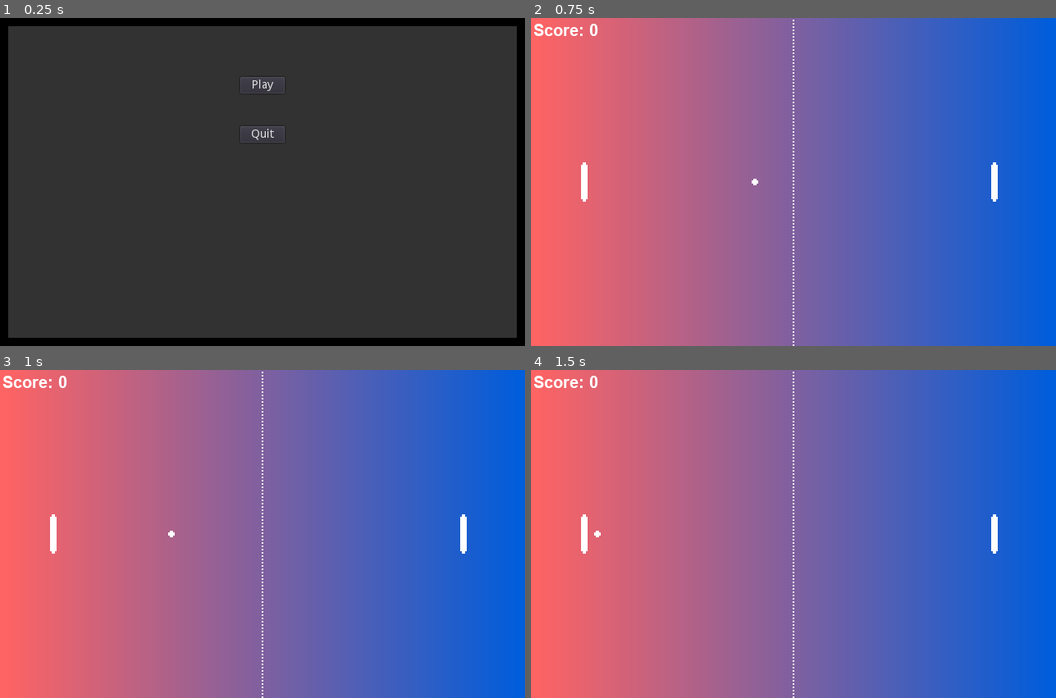
Above: before the commit, frames 1-4 (two rows, left to right).
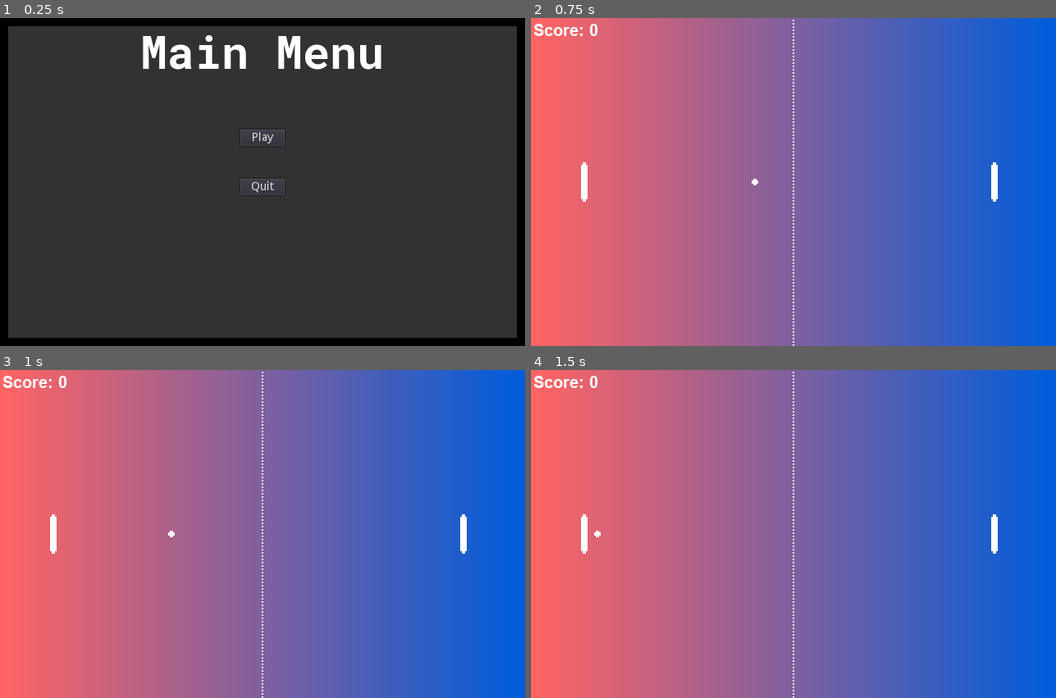
Above: after the commit, the same moments.

Repository: PhoenixFlame101/pong-with-godot
Game: Godot game, scene res://ui/MainScreen.tscn
Two runs of this game, one before a commit and one after it. Both use one fixed random seed, a clock stepped at 60 frames per second and the inputs below.
Inputs:
- Up to frame 1 (0.25 s): no input
- Up to frame 2 (0.75 s): click "Play" at 0.5 s
- Up to frame 3 (1 s): no input
- Up to frame 4 (1.5 s): tap Enter (ui_accept) at 1.25 s

The runs differ from the first frame. In frame 1, 2.3% of the frame differs, in the area x 27-73%, y 5-54%; in frame 2, nothing differs; in frame 3, nothing differs; in frame 4, nothing differs.

Commit message:
#2-MainScreen Final

Diff:
--- a/MainScreen.gd
+++ b/MainScreen.gd
@@ -3,6 +3,7 @@
 
 
 func _on_Play_pressed():
+
 	get_tree().change_scene("res://pong.tscn");
 
 
--- /dev/null
+++ b/ui/GameOverScreen.gd
@@ -0,0 +1,8 @@
+extends CanvasLayer
+
+
+func _on_Quit_pressed():
+	get_tree().quit();
+
+func _on_Restart_pressed():
+	get_tree().change_scene("res://pong.tscn");
Binary file added: RobotoMono-Bold.ttf
